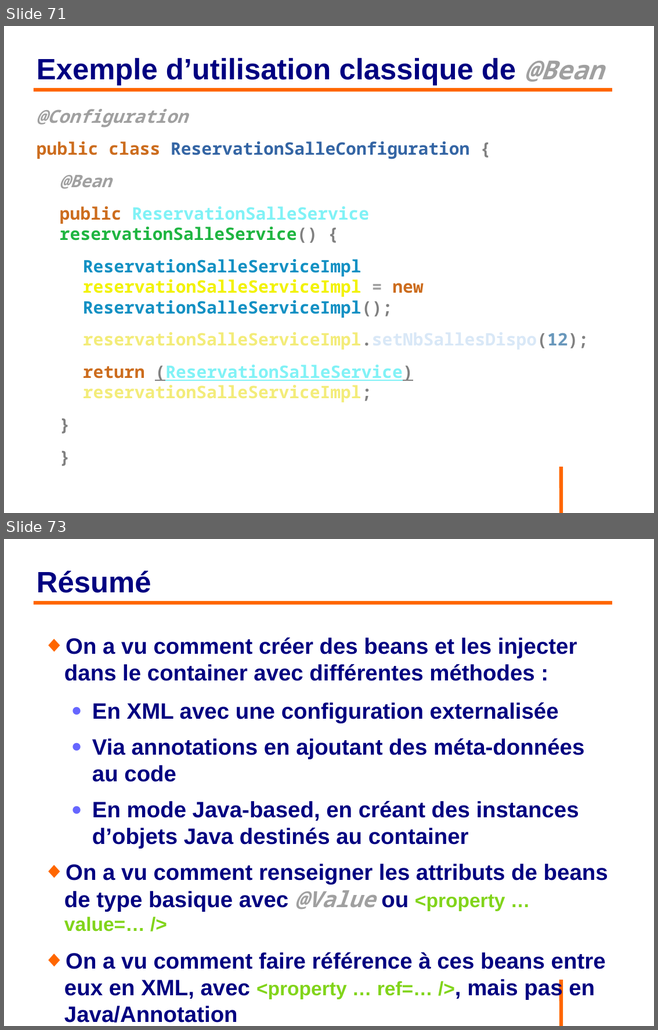
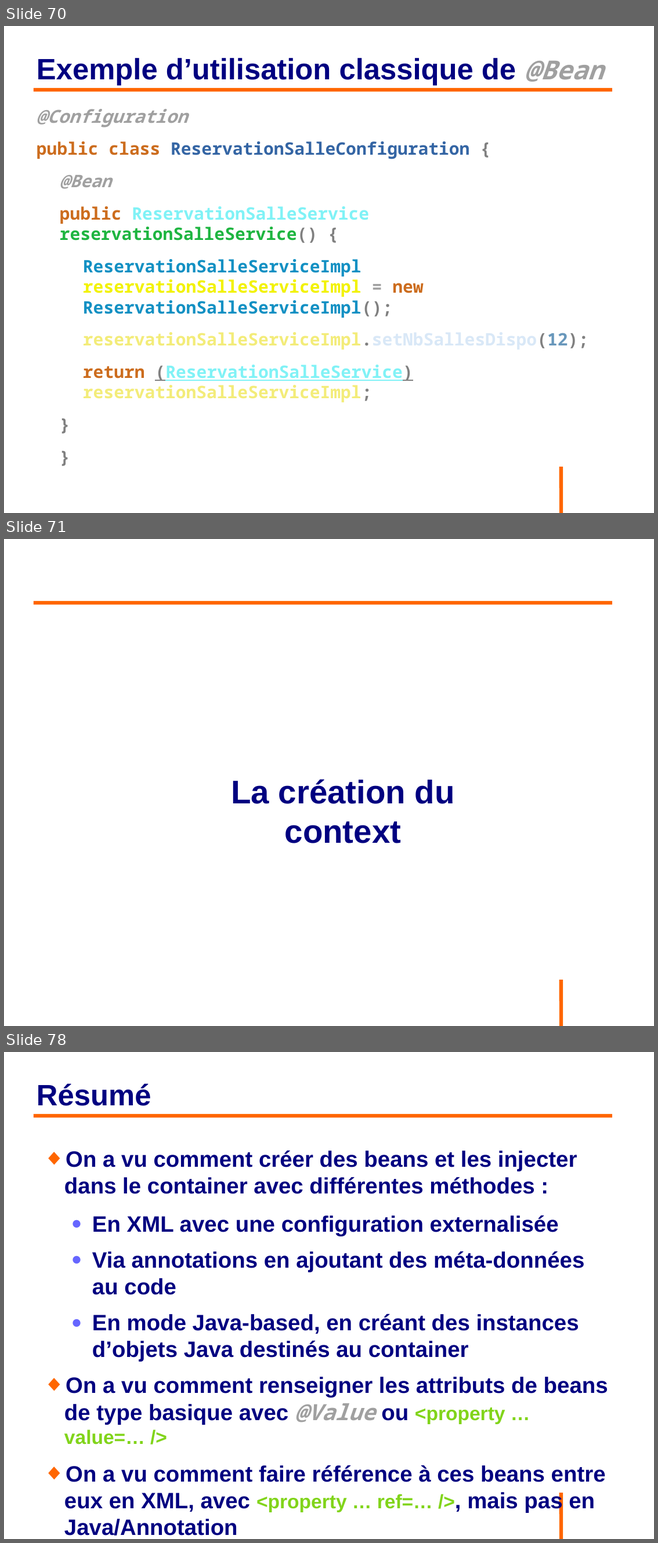
Before and after one commit to philphils/formation-spring, a slide deck: Documentation/diapo_formation_spring.odp. Shown one above the other, each under a label of ours: slides 71 and 73 before the commit, slides 70, 71 and 78 after it; the slides between them are not shown. The pictures are 658x1030 and 658x1543 pixels, drawn with LibreOffice and Linux fonts; fonts in the diff are those of the drawing; background and template pictures are left out. Boxes give left, top, right and bottom in pixels: in the first picture for what was removed or moved away, otherwise in the second. Text is boxed around its words. In the diff, an @@ line names an element or a change of style, - is before the commit and + after.

Commit message:
Ajout partie la création du context

```diff
--- a/Documentation/diapo_formation_spring.odp
+++ b/Documentation/diapo_formation_spring.odp
@@ slide 71 added at (4,539,654,1026), background #FFFFFF; not listed: 1 template element that a slide beside it also shows @@
@@ line added from (34, 603) to (612, 603), #FF6600 4.54 pt @@
@@ text added at (231,779,455,843), 40 pt, text #000080, bold @@
+La création du context
@@ what was slide 71 is now slide 70 @@
@@ what was slide 73 is now slide 78 @@
```
Also in this commit, not shown: 2 slides changed, 5 other slides added, 1 slide removed.
